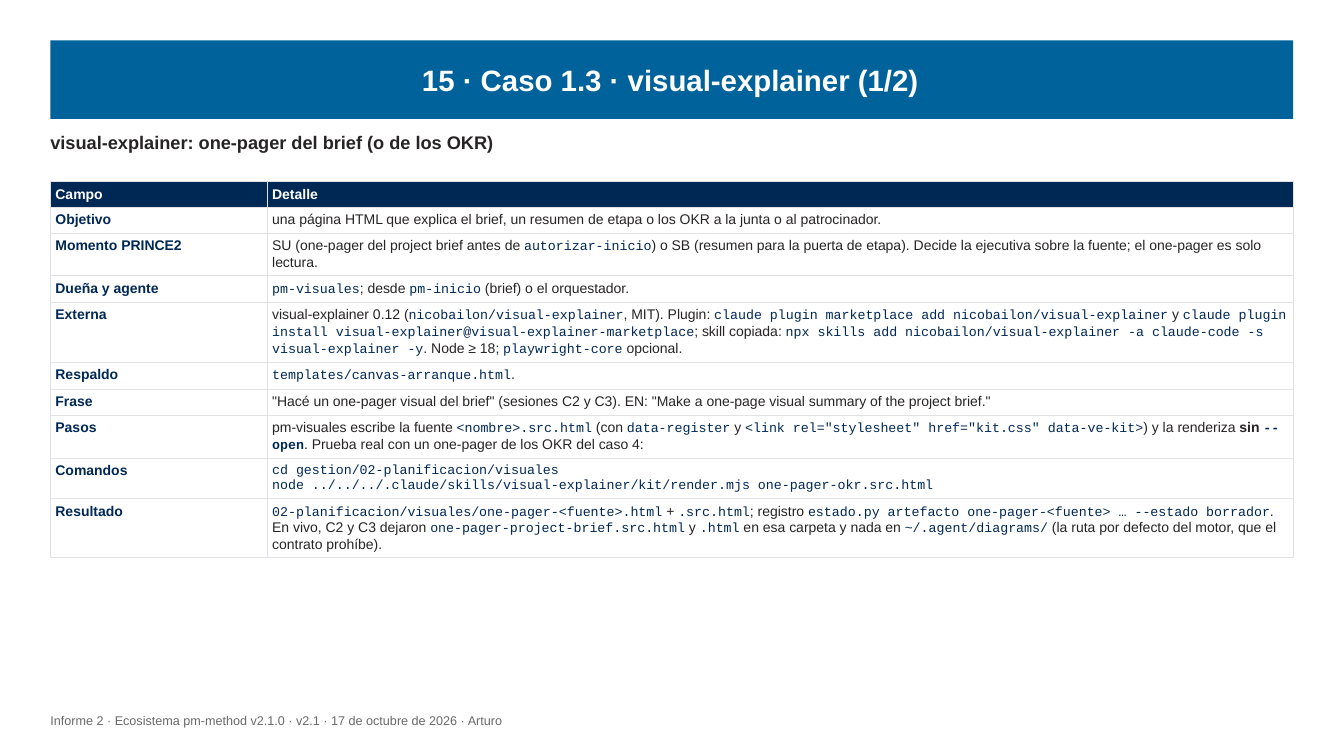
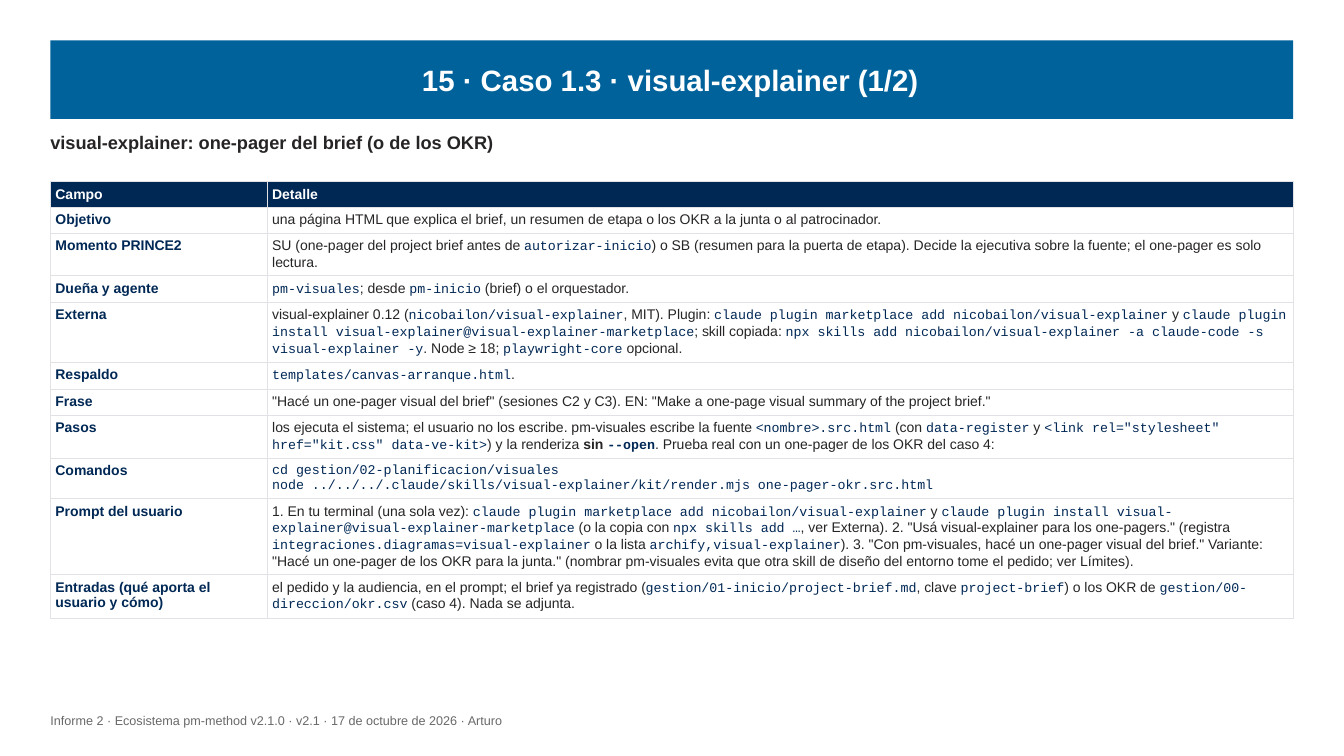
Before and after one commit to Arturo-Penas-Rial/pm-method, a slide deck: slide 112 of docs/informe/informe-2-ecosistema-pm-method-v2.1.pptx. Drawn at 1344x756 pixels with LibreOffice and Linux fonts; fonts in the diff are those of the drawing. Boxes give left, top, right and bottom in pixels: in the first picture for what was removed or moved away, otherwise in the second. Text is boxed around its words. In the diff, an @@ line names an element or a change of style, - is before the commit and + after.

Commit message:
pm-method 2.1.0: guías E2E para el usuario, prompts y entradas/salidas en los casos, diagramas legibles

```diff
--- a/docs/informe/informe-2-ecosistema-pm-method-v2.1.pptx
+++ b/docs/informe/informe-2-ecosistema-pm-method-v2.1.pptx
@@ table at bbox=[50, 181, 1294, 615] @@
@@ row 8, column 2: "pm-visuales escribe la fuente <nombre>.src.html (con data-register y <link rel="stylesheet" href="kit.css" data-ve-kit>) y la renderiza sin --open. Prueba real con un one-pager de los OKR del caso 4:" to "los ejecuta el sistema; el usuario no los escribe. pm-visuales escribe la fuente <nombre>.src.html (con data-register y <link rel="stylesheet" href="kit.css" data-ve-kit>) y la renderiza sin --open. Prueba real con un one-pager de los OKR del caso 4:" @@
-row 10: Resultado | 02-planificacion/visuales/one-pager-<fuente>.html + .src.html; registro estado.py artefacto one-pager-<fuente> … --estado borrador. En vivo, C2 y C3 dejaron one-pager-project-brief.src.html y .html en esa carpeta y nada en ~/.agent/diagrams/ (la ruta por defecto del motor, que el contrato prohíbe).
+row 10: Prompt del usuario | 1. En tu terminal (una sola vez): claude plugin marketplace add nicobailon/visual-explainer y claude plugin install visual-explainer@visual-explainer-marketplace (o la copia con npx skills add …, ver Externa). 2. "Usá visual-explainer para los one-pagers." (registra integraciones.diagramas=visual-explainer o la lista archify,visual-explainer). 3. "Con pm-visuales, hacé un one-pager visual del brief." Variante: "Hacé un one-pager de los OKR para la junta." (nombrar pm-visuales evita que otra skill de diseño del entorno tome el pedido; ver Límites).
+row 11: Entradas (qué aporta el usuario y cómo) | el pedido y la audiencia, en el prompt; el brief ya registrado (gestion/01-inicio/project-brief.md, clave project-brief) o los OKR de gestion/00-direccion/okr.csv (caso 4). Nada se adjunta.
```
Also in this commit, not shown: 45 other slides changed, 7 slides added, 1 slide removed, 52 other files.
